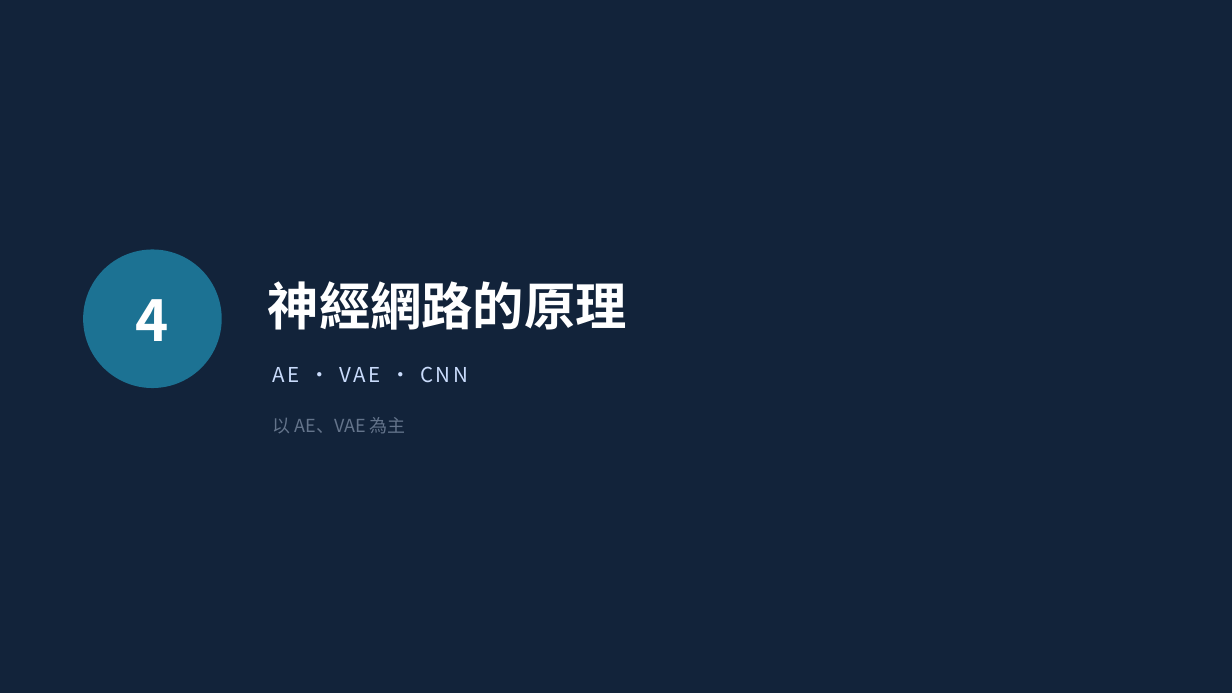
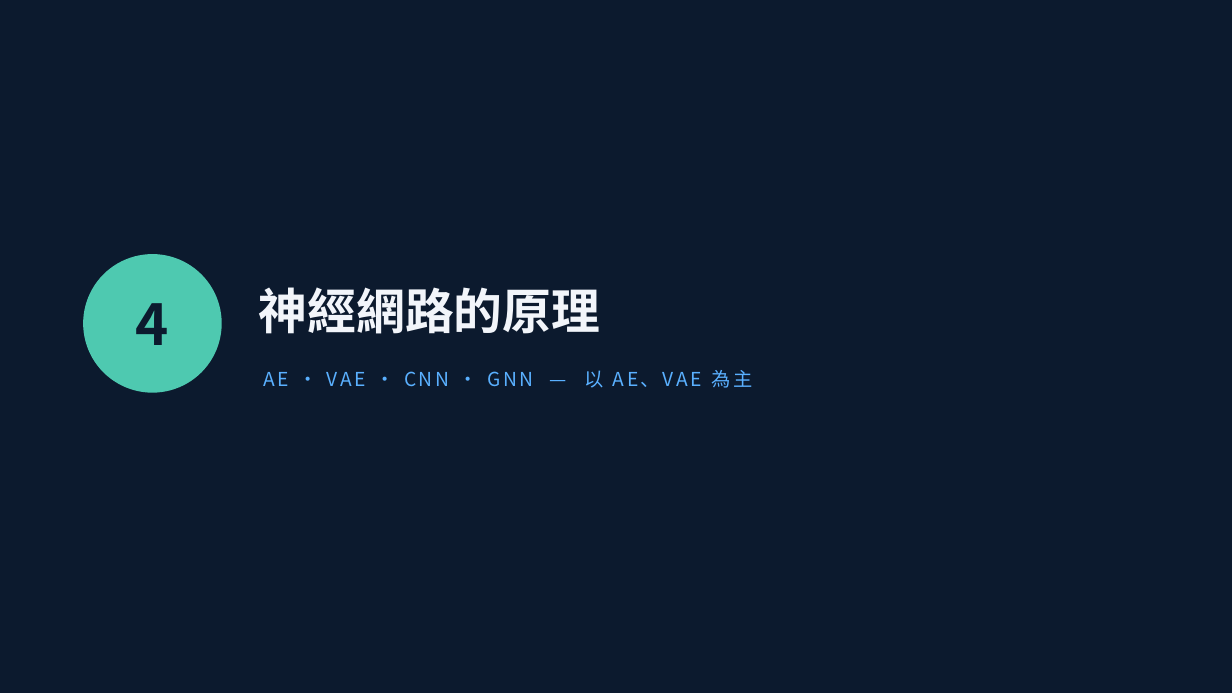
Before and after one commit to scott-lbx/ws-df26-w18, a slide deck: slide 13 of 07_Latent_Urban/潛空間教學簡報.pptx (slide 10 before the commit). Drawn at 1232x693 pixels with LibreOffice and Linux fonts; fonts in the diff are those of the drawing. Boxes give left, top, right and bottom in pixels: in the first picture for what was removed or moved away, otherwise in the second. Text is boxed around its words. In the diff, an @@ line names an element or a change of style, - is before the commit and + after.

```diff
--- a/07_Latent_Urban/潛空間教學簡報.pptx
+++ b/07_Latent_Urban/潛空間教學簡報.pptx
@@ background #12233A to #0C1A2E @@
@@ text "4" at <box>136,303,169,345</box>: text colour #FFFFFF to #0C1A2E @@
@@ ellipse: place and size @@
-ellipse at <box>83,250,222,388</box>
+ellipse at <box>83,254,222,393</box>
@@ ellipse at <box>83,254,222,393</box>: fill #1C7293 to #4EC9B0 @@
@@ text "神經網路的原理" at <box>259,287,600,334</box>: size 40 to 38 pt, text colour #FFFFFF to #F2F5FA @@
@@ text at <box>263,370,752,388</box>: text changed; size 14 to 15 pt; text colour #64748B to #5AB0FF @@
-以 AE、VAE 為主
+AE · VAE · CNN · GNN — 以 AE、VAE 為主
@@ text removed at <box>272,366,468,383</box> @@
-AE · VAE · CNN
```
Also in this commit, not shown: 18 other slides changed, 12 slides added, 3 slides removed, 9 other files.
